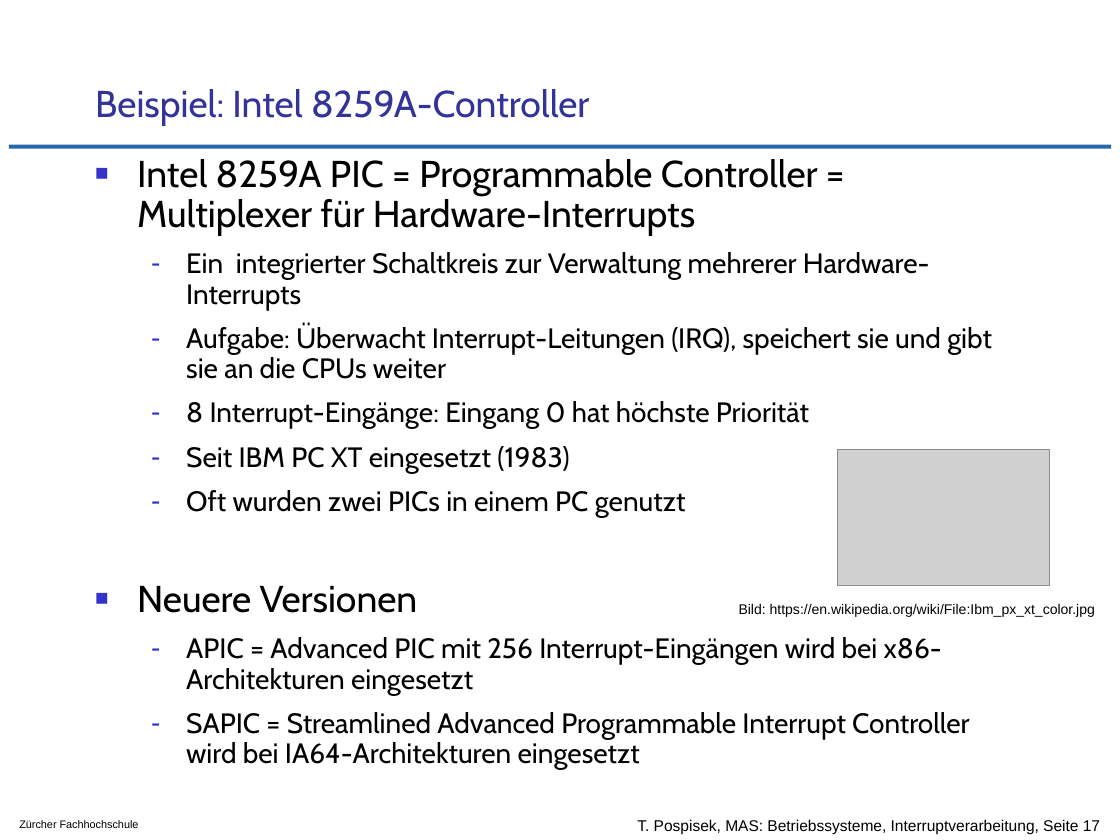
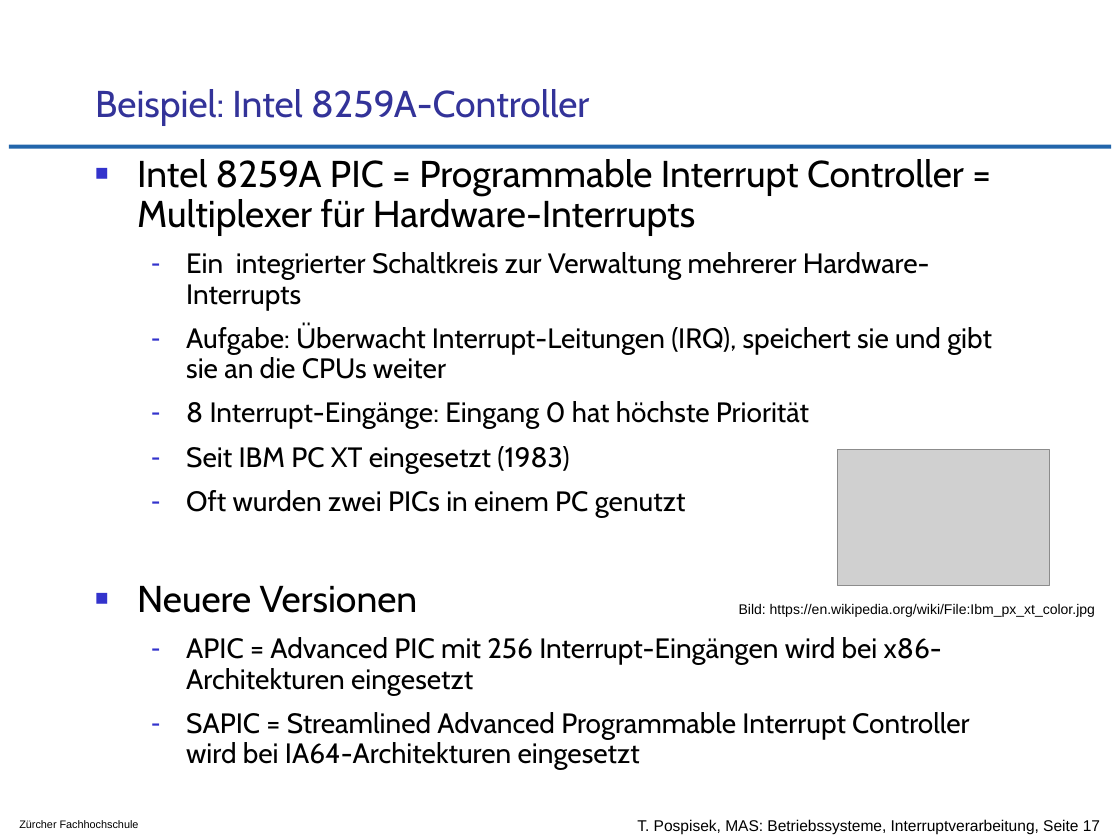
Before and after one commit to tpo/betriebssysteme, a slide deck: slide 17 of 04-3_Interruptverarbeitung_in_Betriebssystemen.odp. Drawn at 1120x840 pixels with LibreOffice and Linux fonts; fonts in the diff are those of the drawing; grey boxes stand for pictures; background and template pictures are left out. Boxes give left, top, right and bottom in pixels: in the first picture for what was removed or moved away, otherwise in the second. Text is boxed around its words. In the diff, an @@ line names an element or a change of style, - is before the commit and + after.

```diff
--- a/04-3_Interruptverarbeitung_in_Betriebssystemen.odp
+++ b/04-3_Interruptverarbeitung_in_Betriebssystemen.odp
@@ text at bbox=[137, 159, 964, 235]: text changed @@
-■ Intel 8259A PIC = Programmable Controller = Multiplexer für Hardware-Interrupts
+■ Intel 8259A PIC = Programmable Interrupt Controller = Multiplexer für Hardware-Interrupts
```
Also in this commit, not shown: 4 other slides changed.
